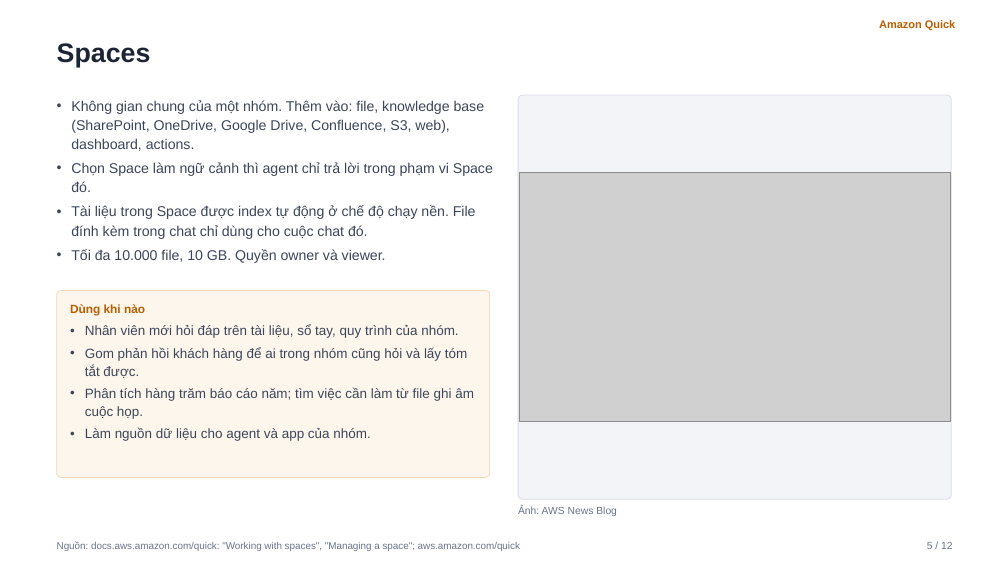
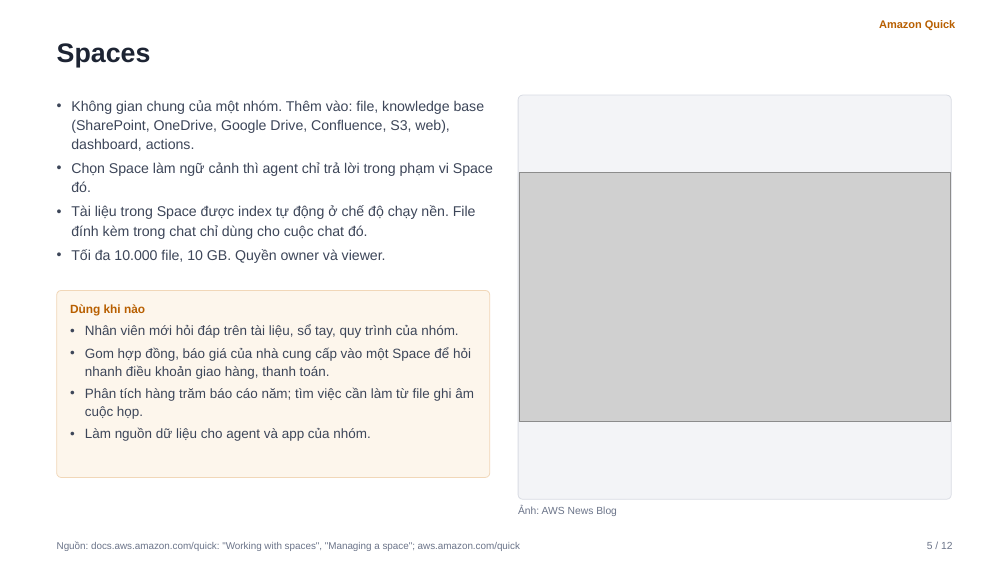
Before and after one commit to hiepnhoc/HiGa, a slide deck: slide 5 of public/slides/amazon-quick/amazon-quick.pptx. Drawn at 1008x567 pixels with LibreOffice and Linux fonts; fonts in the diff are those of the drawing; grey boxes stand for pictures. Boxes give left, top, right and bottom in pixels: in the first picture for what was removed or moved away, otherwise in the second. Text is boxed around its words. In the diff, an @@ line names an element or a change of style, - is before the commit and + after.

```diff
--- a/public/slides/amazon-quick/amazon-quick.pptx
+++ b/public/slides/amazon-quick/amazon-quick.pptx
@@ text at <box>85,347,471,379</box>: text changed @@
-• Gom phản hồi khách hàng để ai trong nhóm cũng hỏi và lấy tóm tắt được.
+• Gom hợp đồng, báo giá của nhà cung cấp vào một Space để hỏi nhanh điều khoản giao hàng, thanh toán.
```
Also in this commit, not shown: 6 other slides changed, 3 other files.
